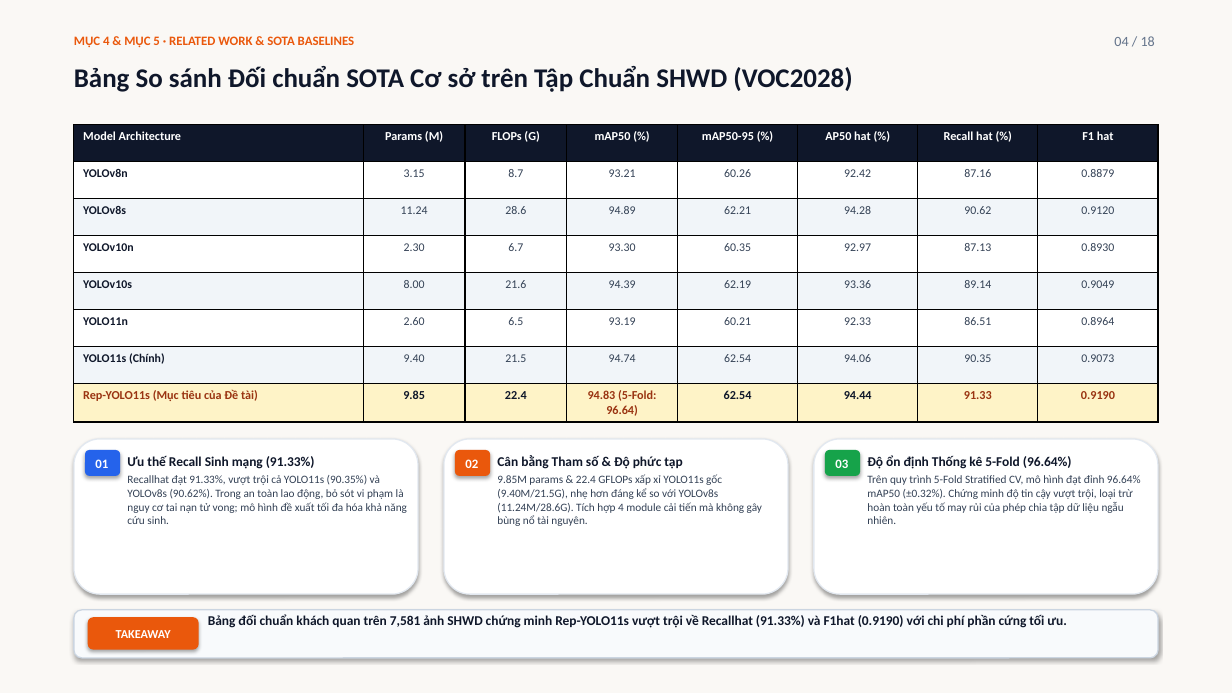
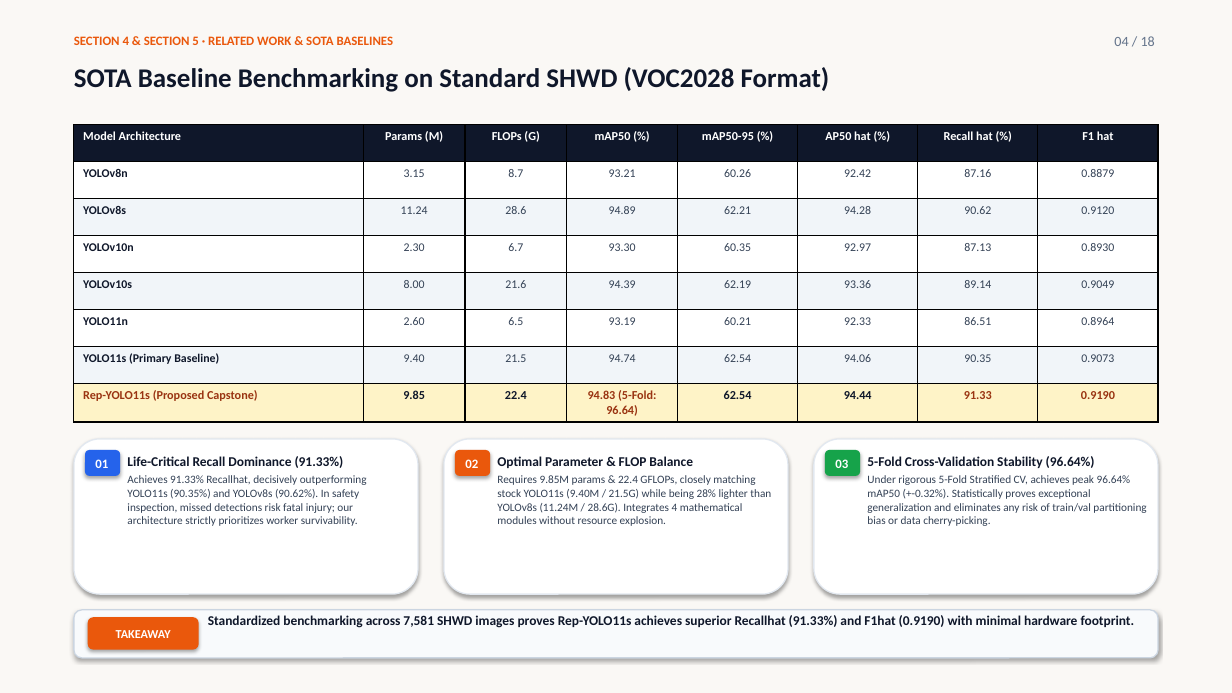
Before and after one commit to hannhu11/AI-Capstone---Rep-YOLOv11-CoordConv-BiFormer-Focal-EIoU, a slide deck: slide 28 of review_1_main/Capstone_Review_1_All_In_One_Master.pptx. Drawn at 1232x693 pixels with LibreOffice and Linux fonts; fonts in the diff are those of the drawing. Boxes give left, top, right and bottom in pixels: in the first picture for what was removed or moved away, otherwise in the second. Text is boxed around its words. In the diff, an @@ line names an element or a change of style, - is before the commit and + after.

```diff
--- a/review_1_main/Capstone_Review_1_All_In_One_Master.pptx
+++ b/review_1_main/Capstone_Review_1_All_In_One_Master.pptx
@@ text at [74, 36, 393, 45]: text changed @@
-MỤC 4 & MỤC 5 · RELATED WORK & SOTA BASELINES
+SECTION 4 & SECTION 5 · RELATED WORK & SOTA BASELINES
@@ text at [74, 67, 830, 92]: text changed @@
-Bảng So sánh Đối chuẩn SOTA Cơ sở trên Tập Chuẩn SHWD (VOC2028)
+SOTA Baseline Benchmarking on Standard SHWD (VOC2028 Format)
@@ table at [74, 125, 1158, 421] @@
-row 7, column 1: YOLO11s (Chính)
+row 7, column 1: YOLO11s (Primary Baseline)
-row 8, column 1: Rep-YOLO11s (Mục tiêu của Đề tài)
+row 8, column 1: Rep-YOLO11s (Proposed Capstone)
@@ text at [127, 456, 367, 526]: text changed @@
-Ưu thế Recall Sinh mạng (91.33%)
-Recallhat đạt 91.33%, vượt trội cả YOLO11s (90.35%) và YOLOv8s (90.62%). Trong an toàn lao động, bỏ sót vi phạm là nguy cơ tai nạn tử vong; mô hình đề xuất tối đa hóa khả năng cứu sinh.
+Life-Critical Recall Dominance (91.33%)
+Achieves 91.33% Recallhat, decisively outperforming YOLO11s (90.35%) and YOLOv8s (90.62%). In safety inspection, missed detections risk fatal injury; our architecture strictly prioritizes worker survivability.
@@ text at [497, 456, 771, 526]: text changed @@
-Cân bằng Tham số & Độ phức tạp
-9.85M params & 22.4 GFLOPs xấp xỉ YOLO11s gốc (9.40M/21.5G), nhẹ hơn đáng kể so với YOLOv8s (11.24M/28.6G). Tích hợp 4 module cải tiến mà không gây bùng nổ tài nguyên.
+Optimal Parameter & FLOP Balance
+Requires 9.85M params & 22.4 GFLOPs, closely matching stock YOLO11s (9.40M / 21.5G) while being 28% lighter than YOLOv8s (11.24M / 28.6G). Integrates 4 mathematical modules without resource explosion.
@@ text at [867, 456, 1146, 526]: text changed @@
-Độ ổn định Thống kê 5-Fold (96.64%)
-Trên quy trình 5-Fold Stratified CV, mô hình đạt đỉnh 96.64% mAP50 (±0.32%). Chứng minh độ tin cậy vượt trội, loại trừ hoàn toàn yếu tố may rủi của phép chia tập dữ liệu ngẫu nhiên.
+5-Fold Cross-Validation Stability (96.64%)
+Under rigorous 5-Fold Stratified CV, achieves peak 96.64% mAP50 (+-0.32%). Statistically proves exceptional generalization and eliminates any risk of train/val partitioning bias or data cherry-picking.
@@ text at [208, 615, 1135, 628]: text changed @@
-Bảng đối chuẩn khách quan trên 7,581 ảnh SHWD chứng minh Rep-YOLO11s vượt trội về Recallhat (91.33%) và F1hat (0.9190) với chi phí phần cứng tối ưu.
+Standardized benchmarking across 7,581 SHWD images proves Rep-YOLO11s achieves superior Recallhat (91.33%) and F1hat (0.9190) with minimal hardware footprint.
```
Also in this commit, not shown: 4 other slides changed, 24 other files.
